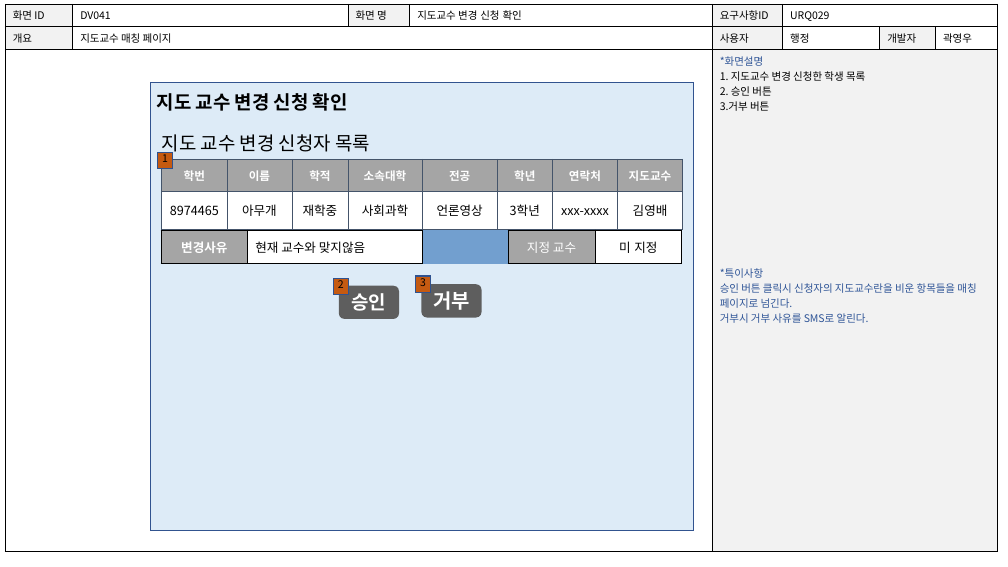
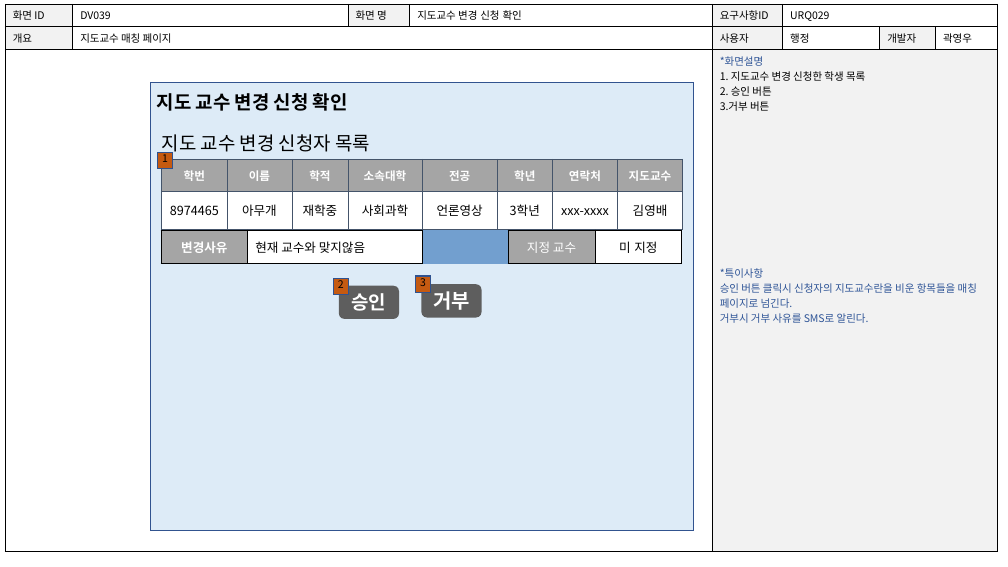
Before and after one commit to weather0/yd_Final01, a slide deck: slide 42 of 문서/작성중/(작업중-최신!)디자인통합222.pptx. Drawn at 1008x567 pixels with LibreOffice and Linux fonts; fonts in the diff are those of the drawing. Boxes give left, top, right and bottom in pixels: in the first picture for what was removed or moved away, otherwise in the second. Text is boxed around its words. In the diff, an @@ line names an element or a change of style, - is before the commit and + after.

```diff
--- a/문서/작성중/(작업중-최신!)디자인통합222.pptx
+++ b/문서/작성중/(작업중-최신!)디자인통합222.pptx
@@ table at [5, 4, 997, 548] @@
-row 1, column 2: DV041
+row 1, column 2: DV039
```
Also in this commit, not shown: 30 other slides changed.
